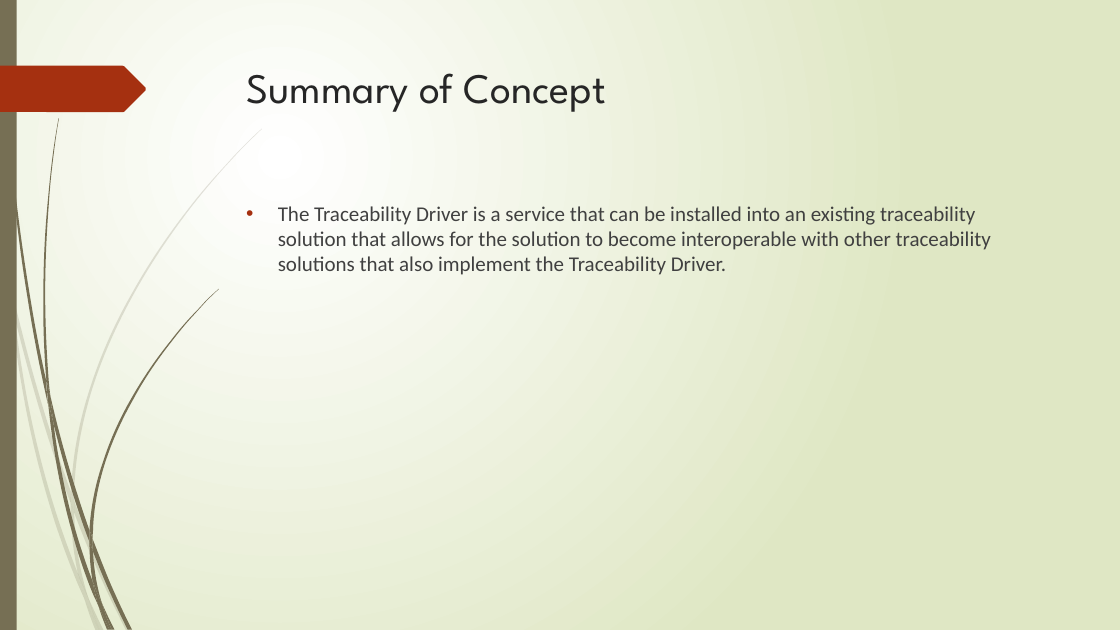
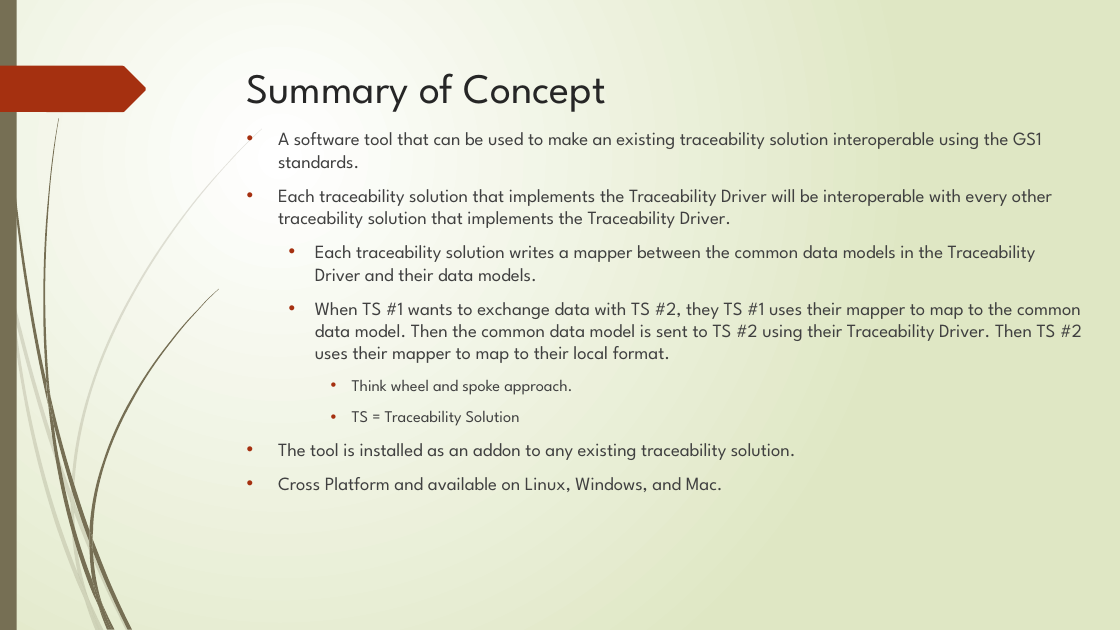
Before and after one commit to TraceabilityInternet/TraceabilityDriver, a slide deck: slide 4 of FDAPresentation.pptx (slide 3 before the commit). Drawn at 1120x630 pixels with LibreOffice and Linux fonts; fonts in the diff are those of the drawing. Boxes give left, top, right and bottom in pixels: in the first picture for what was removed or moved away, otherwise in the second. Text is boxed around its words. In the diff, an @@ line names an element or a change of style, - is before the commit and + after.

Commit message:
Continued working on the driver to get it ready for the FDA presentation.

```diff
--- a/FDAPresentation.pptx
+++ b/FDAPresentation.pptx
@@ text at <box>278,132,1082,492</box>: text changed; size 18 to 16 pt; font Calibri to League Spartan @@
-• The Traceability Driver is a service that can be installed into an existing traceability solution that allows for the solution to become interoperable with other traceability solutions that also implement the Traceability Driver.
+• A software tool that can be used to make an existing traceability solution interoperable using the GS1 standards.
+• Each traceability solution that implements the Traceability Driver will be interoperable with every other traceability solution that implements the Traceability Driver.
+  • Each traceability solution writes a mapper between the common data models in the Traceability Driver and their data models.
+  • When TS #1 wants to exchange data with TS #2, they TS #1 uses their mapper to map to the common data model. Then the common data model is sent to TS #2 using their Traceability Driver. Then TS #2 uses their mapper to map to their local format.
+    • Think wheel and spoke approach.
+    • TS = Traceability Solution
+• The tool is installed as an addon to any existing traceability solution.
+• Cross Platform and available on Linux, Windows, and Mac.
```
Also in this commit, not shown: 7 other slides changed, 4 slides added, 1 slide removed, 8 other files.
